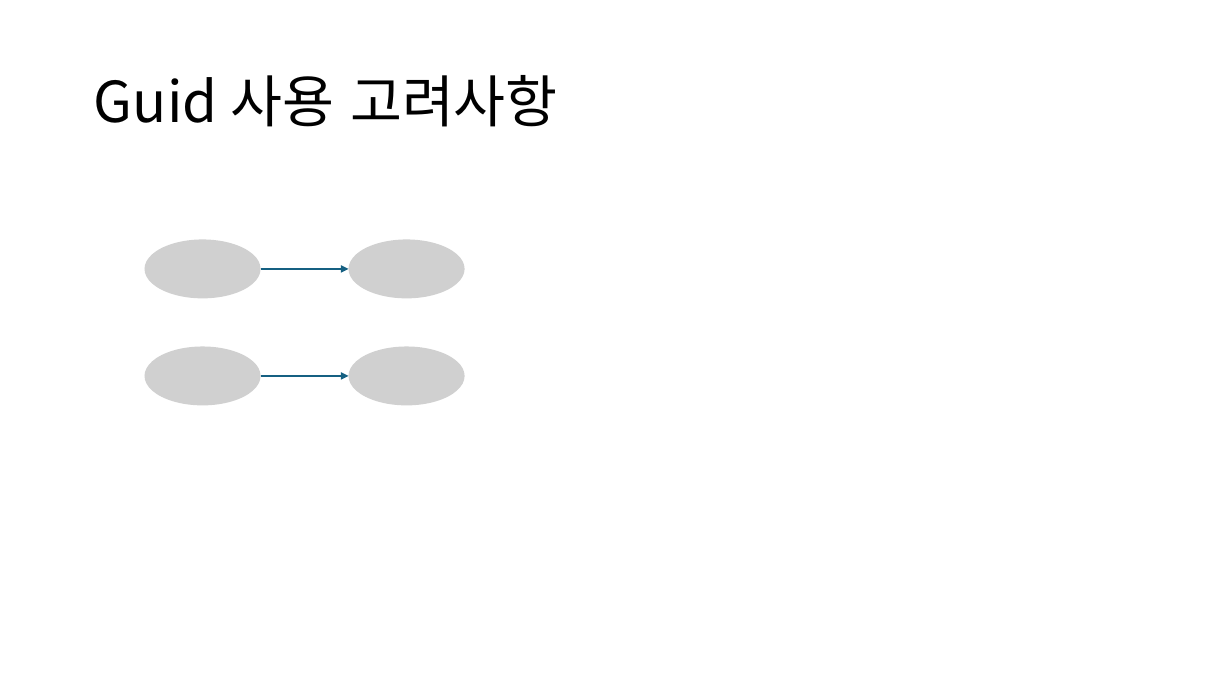
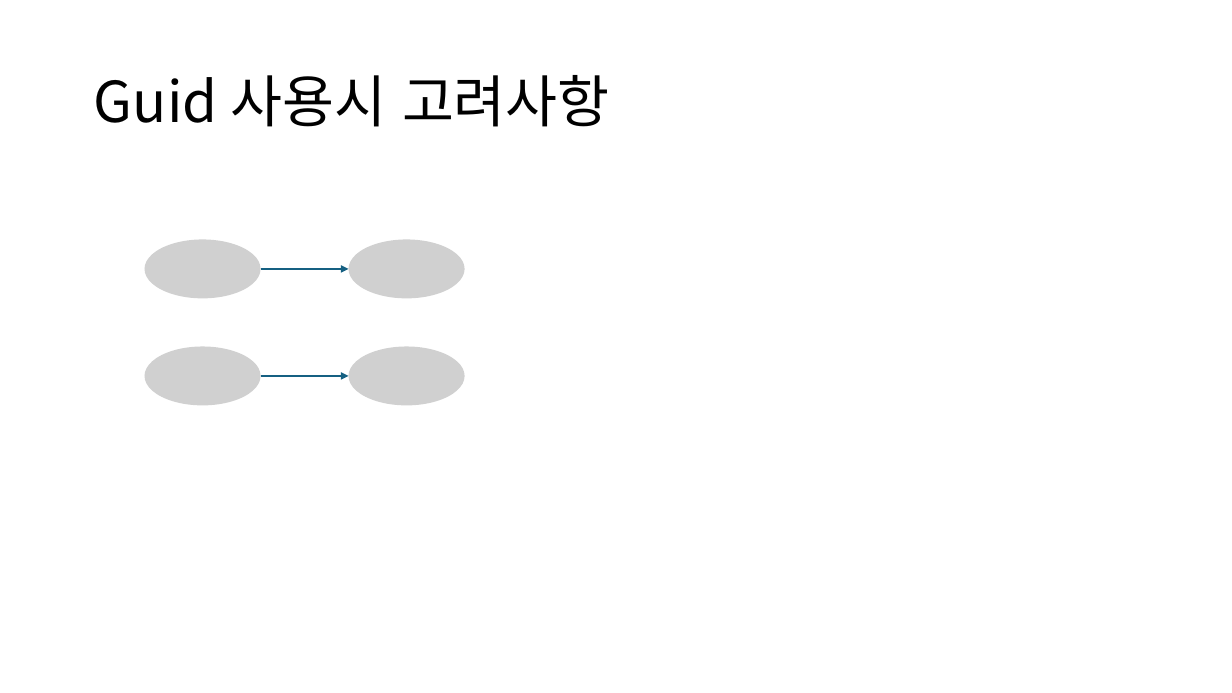
Before and after one commit to DualsoftDev/dsev2, a slide deck: slide 8 of docs/Manuals/Developers/Hierarrchies.pptx (slide 7 before the commit). Drawn at 1232x693 pixels with LibreOffice and Linux fonts; fonts in the diff are those of the drawing; grey boxes stand for pictures. Boxes give left, top, right and bottom in pixels: in the first picture for what was removed or moved away, otherwise in the second. Text is boxed around its words. In the diff, an @@ line names an element or a change of style, - is before the commit and + after.

```diff
--- a/docs/Manuals/Developers/Hierarrchies.pptx
+++ b/docs/Manuals/Developers/Hierarrchies.pptx
@@ title at [94,75,610,127]: text changed @@
-Guid 사용 고려사항
+Guid 사용시 고려사항
```
Also in this commit, not shown: 1 slide added, 9 other files.
